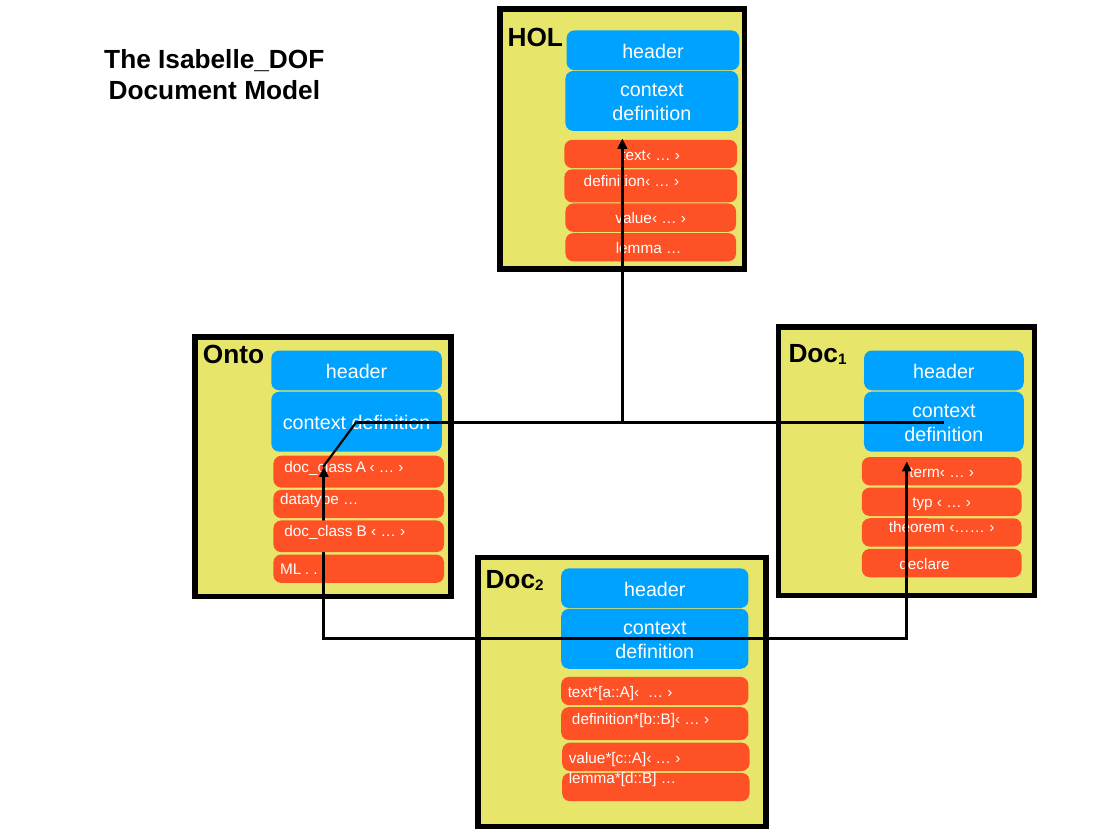
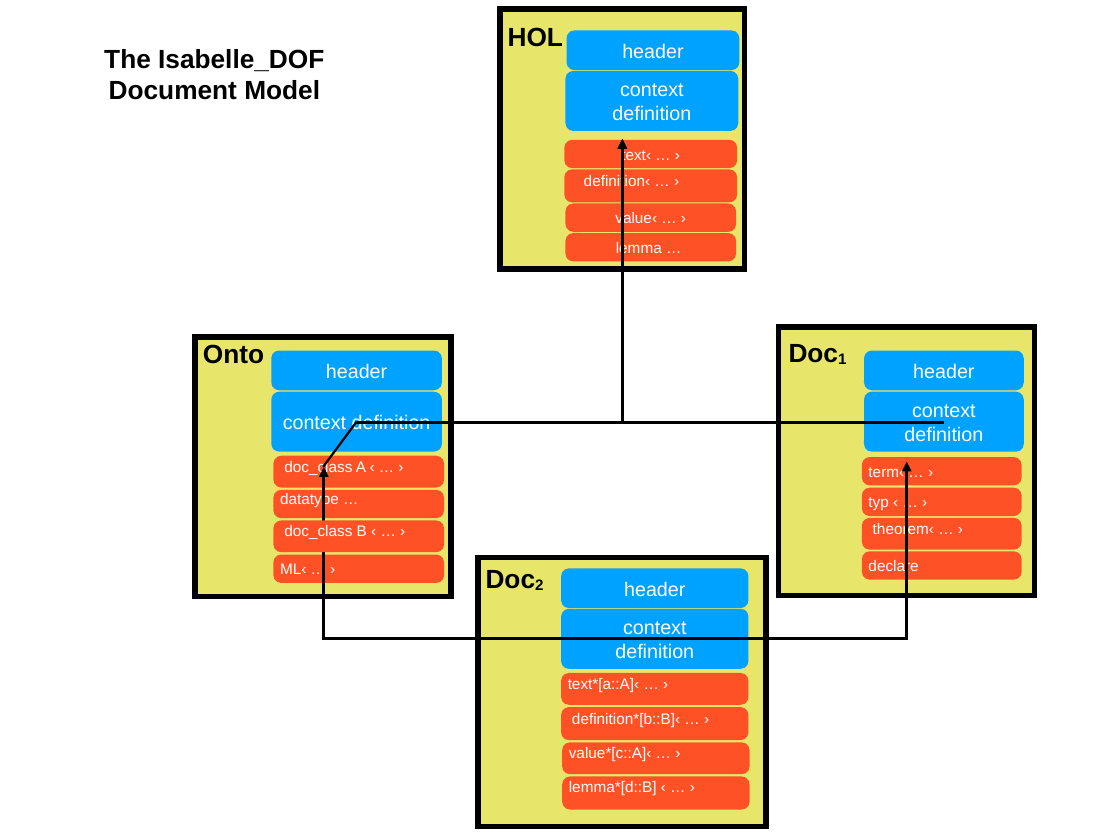
Before and after one commit to logicalhacking/Isabelle_DOF, a slide deck: slide 4 of Isabelle_DOF/document/figures/document-model.pptx. Drawn at 1120x840 pixels with LibreOffice and Linux fonts; fonts in the diff are those of the drawing. Boxes give left, top, right and bottom in pixels: in the first picture for what was removed or moved away, otherwise in the second. Text is boxed around its words. In the diff, an @@ line names an element or a change of style, - is before the commit and + after.

```diff
--- a/Isabelle_DOF/document/figures/document-model.pptx
+++ b/Isabelle_DOF/document/figures/document-model.pptx
@@ text at [873,521,934,537]: text changed @@
-theorem ‹…… ›
+theorem‹ … ›
@@ text in rounded rectangle at [280,563,306,574]: text changed @@
-ML . . .
+ML‹ … ›
@@ alignment centre to left in 3 elements at [862,457,1022,485], [868,497,888,510], [862,551,1022,580] @@
@@ rounded rectangle "text*[a::A]‹ … ›": place and size @@
-rounded rectangle "text*[a::A]‹ … ›" at [561,677,748,705]
+rounded rectangle "text*[a::A]‹ … ›" at [561,673,748,705]
@@ rounded rectangle "text*[a::A]‹ … ›" at [561,673,748,705]: line spacing 1 to 0.1; proportions changed @@
@@ text "value*[c::A]‹ … ›": place and size @@
-text "value*[c::A]‹ … ›" at [562,743,750,771]
+text "value*[c::A]‹ … ›" at [569,747,652,761]
@@ text "value*[c::A]‹ … ›" at [569,747,652,761]: line spacing 1 to 0.1 @@
@@ rounded rectangle "lemma*[d::B] ‹ … ›": place and size @@
-rounded rectangle "lemma*[d::B] ‹ … ›" at [562,773,750,801]
+rounded rectangle "lemma*[d::B] ‹ … ›" at [562,777,750,810]
@@ rounded rectangle "lemma*[d::B] ‹ … ›" at [562,777,750,810]: proportions changed @@
@@ text in rounded rectangle at [569,781,657,795]: text changed @@
-lemma*[d::B] …
+lemma*[d::B] ‹ … ›
```
Also in this commit, not shown: 2 other slides changed, 9 other files.
